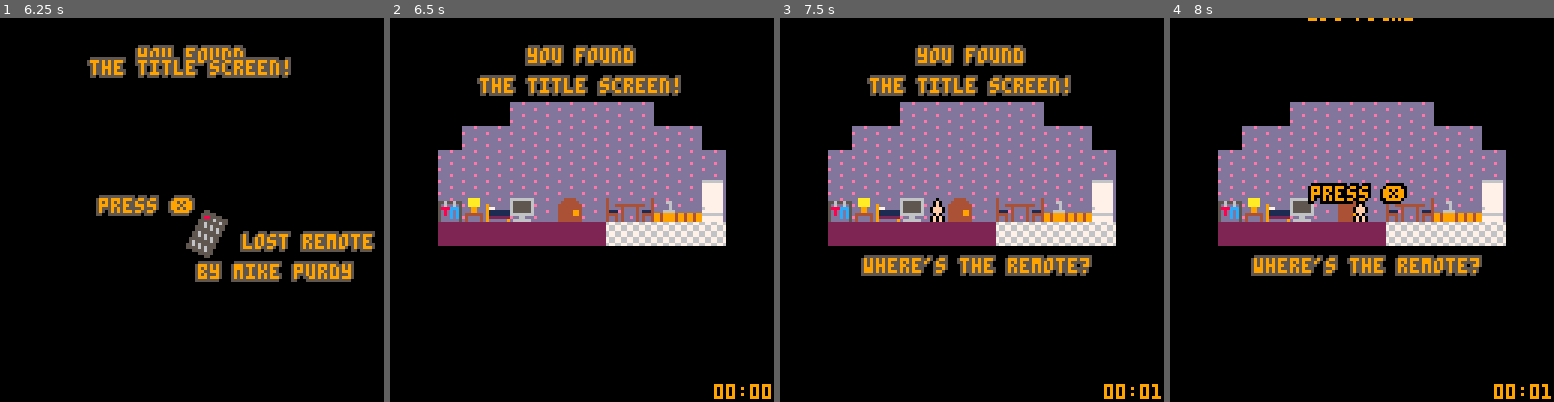
Above: before the commit, frames 1-4 (left to right).
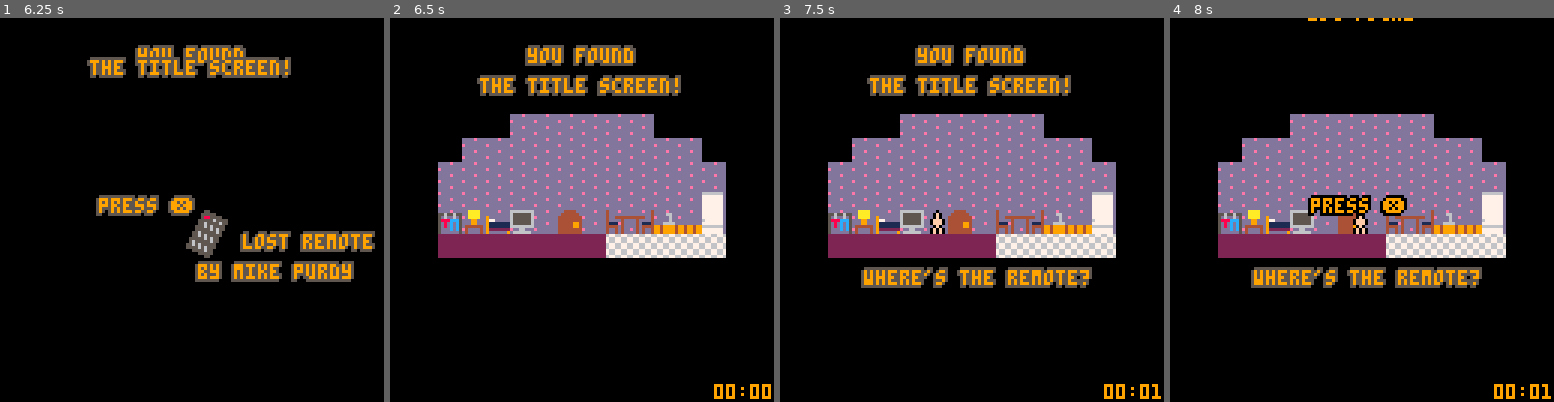
Above: after the commit, the same moments.

Repository: michaeljosephpurdy/lost-remote
Game: PICO-8 cartridge src/lost-remote.p8
The game is run twice, just before and just after one commit, with the same random seed, the same clock (stepped at 60 frames per second) and the same inputs.
Inputs:
- Up to frame 1 (6.25 s): tap X (X key) at 0.33, 1.07, 1.85, 2.97, 4.08, 5.2 s; tap O (Z key) at 0.7, 1.7, 2.1, 2.5, 2.9, 3.3, 3.7, 4.1, 4.5, 4.9, 5.3, 5.7, 6.1 s; hold Right 1.6-2.1 s; hold Up 2.15-2.42 s; hold Right 2.47-3.03 s; hold Left 3.08-3.58 s; hold Down 3.63-3.97 s; hold Right 4.02-4.68 s; hold Up 4.73-5.03 s; hold Left 5.08-5.68 s; hold Down 5.73-6.03 s; hold Right from 6.08 s (still down)
- Up to frame 2 (6.5 s): keep holding Right; tap X (X key) at 6.32 s
- Up to frame 3 (7.5 s): tap O (Z key) at 6.5, 6.9, 7.3 s; release Right at 6.58 s; hold Right 6.63-7.13 s; hold Up 7.18-7.45 s; tap X (X key) at 7.43 s
- Up to frame 4 (8 s): hold Right from 7.5 s (still down); tap O (Z key) at 7.7 s

Frame 1 is identical in both runs. In frame 2, 9.0% of the frame differs, in the area x 12-88%, y 21-63%; in frame 3, 12%; in frame 4, 14%, in the area x 12-88%, y 21-71%.

Commit message:
Updating/fixing

Diff:
--- a/src/lost-remote.p8
+++ b/src/lost-remote.p8
@@ -14,6 +14,9 @@
  init_gameover()
  levels.init()
  if debug then
+ -- found.gravity=true
+  --found.jumping=true
+ -- found.player=true
   gamestate='game'
  	levels.set_level(1)
 	end
@@ -94,14 +97,16 @@
 local max_mapx=81
 local max_mapy=18
 local _levels={
- {cx=-8,  cy=-20, px=42,  py=44},
- {cx=120, cy=0,   px=142, py=108},
- {cx=256, cy=0,   px=256, py=108},
- {cx=392, cy=0,   px=392, py=108},
- {cx=528, cy=0,   px=538, py=108},
- {cx=392, cy=0,   px=512, py=12},
- {cx=256, cy=0,   px=376, py=108},
- {cx=120, cy=0,   px=200, py=108},
+ {cx=-1,  cy=-3, px=42,  py=44},
+ {cx=15, cy=0,   px=142, py=108},
+ {cx=32, cy=0,   px=256, py=108},
+ {cx=49, cy=0,   px=392, py=108},
+ {cx=66, cy=0,   px=538, py=108},
+ {cx=49, cy=0,   px=512, py=12},
+ {cx=32, cy=0,   px=376, py=108},
+ {cx=15, cy=0,   px=200, py=108},
+}
+local obstacles={
 }
 local remote=nil
 local gravity=nil
@@ -113,7 +118,7 @@
 
 local function cam()
  local l=_levels[_current_level]
- camera(l.cx, l.cy)
+ camera(l.cx*8, l.cy*8)
 end
 
 local function reset_player()
@@ -165,6 +169,22 @@
  move_player()
  if _current_level==#_levels-1 then
   replace(177, 184)
+ end
+end
+
+local function build_obstacles()
+ for l in all(_levels) do
+  for y=l.cy,l.cy+16 do
+   for x=l.cx,l.cx+16 do
+    local s=mget(x,y)
+    local f=fget(s)
+    if f==flags.ground or
+       f==flags.ouch then
+     entities.new(x*8,y*8,s)
+     mset(x,y,179)
+    end
+   end
+  end
  end
 end
 
@@ -202,6 +222,7 @@
 	end
 	replace(144, 150)
 	set_level(1)
+	--build_obstacles()
 end
 
 local function update()
@@ -376,6 +397,7 @@
 -->8
 -- player
 local p={}
+local jumps={-2}
 local function new()
  p.x,p.y=0,0
  p.w,p.h=5,8
@@ -383,28 +405,19 @@
  p.speed=1.5
  p.dead=0
  p.jump=0
+ p.maxjump=#jumps
  p.s=1
  p.frame=1
  p.flip=false
  p.anim=0
+ p.jump_height=0
+ p.jump_allowed=true
 end
 
 local function y_controls()
- local speed=p.speed
- local ts=.2--turnspeed
  if not found.gravity then
-  ts=.1
-  speed=2
- end
- if found.gravity then
-  p.vy+=.25
-  if btnp(❎) and
-     found.jumping and
-   p.jump<0 then
-   p.jump=20
-  end
-  if p.vy>2 then p.vy=2 end
- else
+  local ts=.1
+  local speed=2
  	if btn(⬆️) then p.vy-=.1
  	 if p.vy>0 then p.vy=0 end
  	elseif btn(⬇️) then p.vy+=.1
@@ -452,6 +465,64 @@
  if p.vx<=-speed then p.vx=-speed end
 end
 
+local function calculate_animation_frame()
+	if found.animation then
+  p.flip=false
+  if p.vx<0 then
+   p.flip=true
+  end
+  p.anim+=.5
+  if p.anim>11 then p.anim=2 end
+  p.frame=flr(p.anim)
+  if p.vx==0 then
+   p.frame=1
+  end
+ end
+end
+
+local function head_collide()
+ local ouch=false
+  --head flag
+ local colliders={
+  {x=(p.x+2),y=(p.y-3)},
+ }
+ for c in all(colliders) do
+  local f=fget(mget(m(c.x),m(c.y)))
+  if f==flags.ground then
+   ouch=true
+   log('head')
+  end
+ end
+ return ouch
+end
+
+local function on_ground()
+ local colliders={
+--  {x=(p.x+1),y=(p.y+4)},
+  {x=(p.x+2),y=(p.y+4)},
+--  {x=(p.x+3),y=(p.y+4)},
+ }
+	local onground=false
+	for c in all(colliders) do
+	 local f=fget(mget(m(c.x),m(c.y)))
+	 if f==flags.ground then
+	  onground=true
+	 end
+	end
+	log('onground'..tostr(onground))
+	return onground
+end
+
+local function fix_y()
+ for i=0,8 do
+  local f=fget(mget(m(p.x+2),m(p.y+3)))
+	 if f==flags.ground then
+   log('fixing y')
+	  p.y-=1
+	 end
+ end
+end
+
 local function update()
  if p.dead>0 then
   p.dead-=1
@@ -468,51 +539,70 @@
  if found.player then
   x_controls()
   if levels.get_number()!=1 then
-   y_controls()
-  end
- end
- if p.jump>0 then
-  p.jump-=1
-  p.vy-=p.jump/20
+   if not found.gravity then
+    y_controls()
+   end
+  end
+ end
+
+ if found.jumping and
+    btn(❎) and
+ 		 p.jump_height<20 and
+  		p.jump_allowed then
+  p.vy=-3
+  p.jump_height+=1
  else
-  p.jump=-1
- end
-
+  if found.gravity and
+     not on_ground() then
+   p.vy+=.4
+   if on_ground() then p.vy=0 end
+  end
+ end
+
+	if p.jump_height>=10 or
+	   not p.jump_allowed then
+	 p.jump_allowed=false
+	 p.jump_height=0
+ end
+
+ if on_ground() then
+  p.jump_allowed=true
+  if found.gravity and
+     p.jump_height<=0 then
+   p.vy=0
+  end
+ end
+
+ --meat and potatoes
  p.x=p.x+p.vx
  p.y=p.y+p.vy
 
- if found.animation then
-  p.flip=false
-  if p.vx<0 then
-   p.flip=true
-  end
-  p.anim+=.5
-  if p.anim>11 then p.anim=2 end
-  p.frame=flr(p.anim)
-  if p.vx==0 then
-   p.frame=1
-  end
- end
+ if not found.gravity and on_ground() then
+  p.y=ceil(oldy)
+ end
+
+ fix_y()
+
+ if head_collide() then
+  p.y=ceil(oldy)
+  p.vy=0
+  p.jump=0
+ end
+
+ calculate_animation_frame()
+
  --flag
  p.fx,p.fy=(p.x+2),(p.y)
- --feet flag
- p.ffx,p.ffy=(p.x+2),(p.y+4)
- --head flag
- p.fhx,p.fhy=(p.x+2),(p.y)
-
  local flag_body={
-  fget(mget(m(p.fx-1),m(p.fy))),
-  fget(mget(m(p.fx-1),m(p.fy+1))),
-  fget(mget(m(p.fx-1),m(p.fy+2))),
-  fget(mget(m(p.fx-1),m(p.fy+3))),
-  fget(mget(m(p.fx+1),m(p.fy))),
-  fget(mget(m(p.fx+1),m(p.fy+1))),
-  fget(mget(m(p.fx+1),m(p.fy+2))),
-  fget(mget(m(p.fx+1),m(p.fy+3))),
+  fget(mget(m(p.fx),m(p.fy))),
+  --fget(mget(m(p.fx-1),m(p.fy+1))),
+  --fget(mget(m(p.fx-1),m(p.fy+2))),
+  --fget(mget(m(p.fx-1),m(p.fy+3))),
+  --fget(mget(m(p.fx+1),m(p.fy))),
+  --fget(mget(m(p.fx+1),m(p.fy+1))),
+  --fget(mget(m(p.fx+1),m(p.fy+2))),
+  --fget(mget(m(p.fx+1),m(p.fy+3))),
  }
- local flag_feet=fget(mget(m(p.ffx),m(p.ffy)))
- local flag_head=fget(mget(m(p.fhx),m(p.fhy)))
-
  --body_collisions
  for f in all(flag_body) do
   if f==flags.ouch then
@@ -530,24 +620,12 @@
   if f==flags.ground then
    p.x=round(oldx)
    p.vx=0
-  elseif flag_feet==flags.ground then
-   if found.pogostick then
-    p.y=flr(oldy)-2
-   else
-    p.y=flr(oldy)
-   end
-   p.vy=0
-  end
- end
- if flag_head==flags.ground then
-  p.y=ceil(oldy)
-  p.vy=0
-  p.jump=0
- end
-
- local collisions=entities.collides(p)
- if #collisions>=1 then
-  local e=collisions[1]
+  end
+ end
+
+ local ent_collisions=entities.collides(p)
+ if #ent_collisions>=1 then
+  local e=ent_collisions[1]
   if e!=nil then
    overlay.new_over_player('press ❎')
    if btnp(❎) then
@@ -1109,7 +1186,7 @@
 end
 
 function m(i)
- return flr(i/8)
+ return flr(flr(i)/8)
 end
 __gfx__
 00000000111011111111011111110111111101111111011111110111111101111111011111110111111101111111011111011111000000000000000000000000
@@ -1374,19 +1451,19 @@
 0000000000000000000000000000000000000000000000000000000000000000000000000000000000000000000000000000000000000000000000000000000000000000000000000000000000000000000000000000000000000000000000000000000000000000000000000000000000000000000000000000000000000000
 8383808040101080808080808080800005801010101005008000ff00000000000505213f7f0305051f000f21000000000505210000050500639393002100000000000000000000000000000000000000000000000000000000000000000000000000000000000000000000000000000000000000000000000000000000000000
 __map__
-000000000000000000000000009090b2b2b2b2b2b2b2b2b2b2b2b2b2b2b2b290b5b5b5b5b5b5b5b5b5b5b5b5b5b5b5b59092b2b2b2b5b5b5b5b5b5b5b5b5b5b5b590b2b2b2b2b2b2b2b2b2b2b2b2b2b2b2b200000000000000000000000000000000000000000000000000000000000000000000000000000000000000000000
-000000008484848484840000009090b3b3b3b3b3b3b3b3b3b3b3b3b3b3b3b290b3b3b3b3b3b3b3b3b3b3b3b3b3b3b3b39093b2b2b2a3b3b3b3b3b3b3b3b3b3b3a590b2b3b3b3a4b3b3b3b3b3b3b3b3b3b3b200000000000000000000000000000000000000000000000000000000000000000000000000000000000000000000
-000084848484848484848484009090b3b3b3b3b3b3b3b3b3b3b3b3b3b3b3b290b3b3b3b3b3b3b3b3b3b3b3b3b3b3b3b39093b3b3b392b3b3b3b3b3b3b3b392929290b2abab9292929292b2b2b2b2b3b3b3b200000000000000000000000000000000000000000000000000000000000000000000000000000000000000000000
-008484848484848484848484849090b3b2b2b2b2b2b2b3b3b3929292b3b3b290b3b3b3b3b3b3b3b3b3b3b3b392b3b3b39093b3b3b39392b3b3b3b3b3b3b395949390b2b3b39495949594b2b3b3b3b3b3b3b200000000000000000000000000000000000000000000000000000000000000000000000000000000000000000000
-0084848484848484848484848c9090b3b3b3b3b3b2b3b3b3b2949393b3b3b290b3b3b3b3b392b3b392b3b3b393b3b3b39093b3b3b3939592b3b3b3b3b3b3b3b39390b2b3b3b2b2b2b2b2b3b3b3b3b3b3b3b290909090909090a29090909090900000000000000000000000000000000000000000000000000000000000000000
-908183828d8480848788898a8b9090b2b2b2b3b3b2b3b3b3b3b29594b3b3b290b3b392b3b395b2b294b3b3b393b3b3929093b3b3b394b39592b3b3b3b3b3b3b39390b2b3b3b3b3b3b3b2b3b3b3b2b2b2b2b200000000000000a20000000000900000000000000000000000000000000000000000000000000000000000000000
-008585858585858586868686869090b3b3b3b3b2b3b3b3b3b3b3b2b3b3b3b290b3b395b2b2b2b3b3b2b3b3b393b3b3949093b3b3b3b3b3b394b3b3b3b3b392b39390b2b3b3b3b3b3b3b2b3b3b3b3b3b3b3b292929200000000a20000000000900000000000000000000000000000000000000000000000000000000000000000
-000000000000000000000000000090b3aab3b3b2b3b3b3b3b3b3b2b3b3b2b29092b3b3b3b3b3b3b3b2b3b3b393b3b3b39093b3b3b3b3b3b3b3b392b3b3b395b39390b2b3b3b3b3b3b3b2b3b39ab3b3b3b3b2959495a2000000a2a500000000900000000000000000000000000000000000000000000000000000000000000000
-000000000000000000000000009090b392b3b2b3b3b3b2b2b3b3b2b3b3b2b29093b3b3b3b3b3b3b3b2b3b3b39392b3b39093b3b3b3b3b3b3b3b394b3b3b3b3b39390b2b3b3b3b2b3b3b2929292b3b3b3b3b20000a2a20000a2a29292000000900000000000000000000000000000000000000000000000000000000000000000
-000000000000000000000000009090b394b3b2b3b3b3b3b3b3b3b2b3b3b3b29093b3b3b3b3b3b3b3b2b3b3b39394b3b39093b3b3b392b3b392b3b3b392b3b3b39390b2b3b3b3b2b3b3b2959594b3b3b3b3b20000a200000000a29594000000900000000000000000000000000000000000000000000000000000000000000000
-000000000000000000000000009090b3b2b2b3b3b3b3b3b3b3b3b292b3b3b290939292b3b392b3b3b2b3b3b393b3b3b39093b3b3b395b3b394b3b3b394b3b3a89390b2b3b3b3b2b3b3b2b3b3b3b3b3b3b3b200a2000000000000a200000000900000000000000000000000000000000000000000000000000000000000000000
-000000000000000000000000009090b2b2b2b2b2b3b3b3b3b3b3b295b3b3b290949594b3b393b3b3b2b3b3b394b3b3929093b3b3b3b3b3b3b3b3b3b3b3b3b3929390b2b3b3b3b2b3b3b2b2b3b3b3b3b3b3b200a2000000000000a200000092900000000000000000000000000000000000000000000000000000000000000000
-000000000000000000000000009090a0a1b3b3b2b2b2b3b3b2b2b2b3b3929290b3b3b3b3b393b3b3b2b3b3b3b3b3b3949094b3b3b3b3b3b3b3b3b3b3b3b3b3949390b2b3b3b3b2b3b3b3b2b3b3b3b3b3b3b2a2a20000a2a20000a200000095000000000000000000000000000000000000000000000000000000000000000000
+000000000000000000000000009090abababababababababababababababab90abababababababababababababababab9092ababababababababababababababab90b2b2b2b2b2b2b2b2b2b2b2b2b2b2b2b200000000000000000000000000000000000000000000000000000000000000000000000000000000000000000000
+000000008484848484840000009090b3b3b3b3b3b3b3b3b3b3b3b3b3b3b3b290b3b3b3b3b3b3b3b3b3b3b3b3b3b3b3b39093abababa3b3b3b3b3b3b3b3b3b3b3a590b2b3b3b3a4b3b3b3b3b3b3b3b3b3b3b200000000000000000000000000000000000000000000000000000000000000000000000000000000000000000000
+000084848484848484848484009090b3b3b3b3b3b3b3b3b3b3b3b3b3b3b3b290b3b3b3b3b3b3b3b3b3b3b3b3b3b3b3b39093b3b3b392b3b3b3abb3b3abb392929290b2abab9292929292b2b2b2b2b3b3b3b200000000000000000000000000000000000000000000000000000000000000000000000000000000000000000000
+908484848484848484848484849090b3b2b2b2b2b2b2b3b3b3929292b3b3b290b3b3b3b3b3b3b3b3b3b3b3b392b3b3b39093b3b3b39392b3b3b3b3b3b3b395949390b2b3b39495949594b2b3b3b3b3b3b3b200000000000000000000000000000000000000000000000000000000000000000000000000000000000000000000
+9084848484848484848484848c9090b3b3b3b3b3b2b3b3b3b2949394b3b3b290b3b3b3b3b392b3b392b3b3b393b3b3b39093b3b3b3939592b3b3b3b3b3b3b3b39390b2b3b3b2b2b2b2b2b3b3b3b3b3b3b3b290909090909090a29090909090900000000000000000000000000000000000000000000000000000000000000000
+908183828d8480848788898a8b9090b2b2b2b3b3b2b3b3b3b3b295b3b3b3b290b3b392b3b395b2b294b3b3b393b3b3929093b3b3b394b39592b3b3b3abb3b3b39390b2b3b3b3b3b3b3b2b3b3b3b2b2b2b2b200000000000000a20000000000900000000000000000000000000000000000000000000000000000000000000000
+908585858585858586868686869090b3b3b3b3b2b3b3b3b3b3b3b2b3b3b3b290b3b395b2b2b2b3b3b2b3b3b393b3b3949093b3b3b3b3b3b394b3b3b3b3b392b39390b2b3b3b3b3b3b3b2b3b3b3b3b3b3b3b292929200000000a20000000000900000000000000000000000000000000000000000000000000000000000000000
+000000000000000000000000000090b3aab3b3b2b3b3b3b3b3b3b2b3b392b29092b3b3b3b3b3b3b3b2b3b3b393b3b3b39093b3b3b3b3b3b3b3b392b3b3b395b39390b2b3b3b3b3b3b3b2b3b39ab3b3b3b3b2959495a2000000a2a500000000900000000000000000000000000000000000000000000000000000000000000000
+000000000000000000000000009090b392b3b2b3b3b3b2b2b3b3b2b3ab95b29093b3b3b3b3b3b3b3b2b3b3b39392b3b39093b3b3b3abb3b3b3b394b3b3b3abb39390b2b3b3b3b2b3b3b2929292b3b3b3b3b20000a2a20000a2a29292000000900000000000000000000000000000000000000000000000000000000000000000
+000000000000000000000000009090b394b3b2b3b3b3b3b3b3b3b2b3b3b3b29093b3b3b3b3b3b3b3b2b3b3b39394b3b39093b3b3b3b3b3b3b3b3b3b392b3b3b39390b2b3b3b3b2b3b3b2959594b3b3b3b3b20000a200000000a29594000000900000000000000000000000000000000000000000000000000000000000000000
+000000000000000000000000009090b3b2b2b3b3b3b3b3b3b3b3b292b3b3b290939292b3b392b3b3b2b3b3b393b3b3b39093b3b3b392b3b392b3abb393b3b3a89390b2b3b3b3b2b3b3b2b3b3b3b3b3b3b3b200a2000000000000a200000000900000000000000000000000000000000000000000000000000000000000000000
+000000000000000000000000009090b2b2b2b2b2b3b3b3b3b3b3b295b3b3b290949594b3b393b3b3b2b3b3b394b3b3929093b3b3b394b3b394b3b3b394b3b3929390b2b3b3b3b2b3b3b2b2b3b3b3b3b3b3b200a2000000000000a200000092900000000000000000000000000000000000000000000000000000000000000000
+000000000000000000000000009090a0a1b3b3abababb3b3b2b2b2b3b3929290b3b3b3b3b393b3b3b2b3b3b3b3b3b3949094b3b3b3abb3b3b3b3b3b3b3b3b3949390b2b3b3b3b2b3b3b3b2b3b3b3b3b3b3b2a2a20000a2a20000a200000095000000000000000000000000000000000000000000000000000000000000000000
 000000000000000000000000009000a6b8b3b3b3b3b3b3b3b2a5b3b3b3939390b9b3b3b3b393b3b3b2b3b3b3b3b3a5b390b9b3b3b3b2b2b2b2b2b2b2b2b2b2b29390b2b9b3b3b2b2b3b3b2b2b2b2b2bbbbb2a2a2000000000000a200000000000000000000000000000000000000000000000000000000000000000000000000
 0000000000000000000000000090009292929292929292929292929292939390929292929293b2b2b2b2b2b2929292929092929292929292929292929292929292909292929292b2b3b3b3b3b3b3b3b3b3b2a2a2000000000000a292000000000000000000000000000000000000000000000000000000000000000000000000
 0000000000000000000000000090909494949595949594949495949595959490949495949594b3b3b3b3b3b3949495940094959595949594949495949594959595909595959595b2b2b2b2b2b2b2b2b2b2b2a2a2000000000000a295000000000000000000000000000000000000000000000000000000000000000000000000
Not shown, changed: the thumbnail (__label__) section of src/lost-remote.p8
Not shown, added: .DS_Store
Not shown, changed: bin/.DS_Store
Not shown, changed: bin/linux/data.pod
Not shown, changed: bin/linux/lost-remote.png
Not shown, changed: bin/lost-remote.app/Contents/MacOS/data.pod
Not shown, changed: bin/lost-remote.app/Contents/Resources/lost-remote.icns
Not shown, changed: bin/lost-remote.html
Not shown, changed: bin/lost-remote.js
Not shown, changed: bin/lost-remote_linux.zip
Not shown, changed: bin/lost-remote_osx.zip
Not shown, changed: bin/lost-remote_raspi.zip
(and 5 more such lines)
